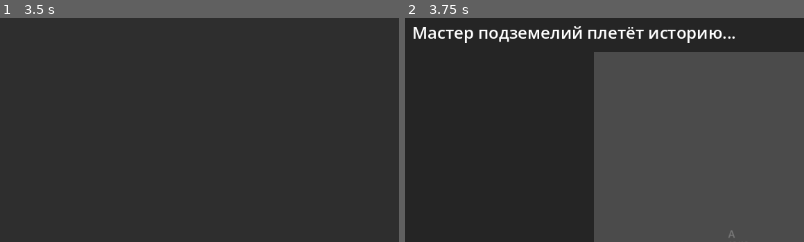
Above: before the commit, frames 1-2 (left to right).
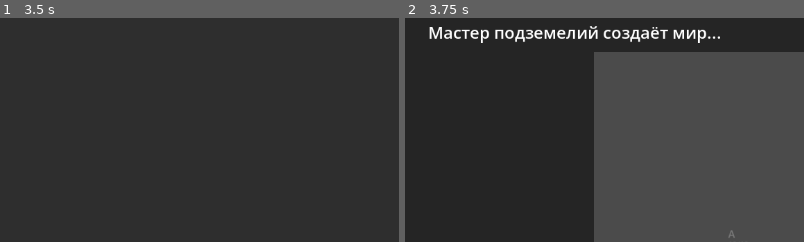
Above: after the commit, the same moments.

Repository: Deniseks239/tactical-rpg-ai-v-2
Game: Godot game, scene res://scenes/character_creator.tscn
Same seed, same stepped clock (60 frames per second), same inputs: the game is played once before the commit and once after it.
Inputs (mouse positions are % of the whole screen's width and height, from its top left):
- Up to frame 1 (3.5 s): click (13, 9) at 0.52 s; type "Alex" at 0.6 s; click "Воин" at 1.25 s; click "Человек" at 2 s; click "Создать персонажа" at 2.75 s
- Up to frame 2 (3.75 s): click "Начать игру" at 3.5 s
The pictures show only the part of the screen within x 29-79%, y 47-97%; the shares and areas given below are measured in that part.

Frame 1 is identical in both runs. In frame 2, 2.6% of the frame differs, in the area x 2-83%, y 3-12%.

Commit message:
Update game_controller.gd

Diff:
--- a/scripts/game/game_controller.gd
+++ b/scripts/game/game_controller.gd
@@ -848,11 +848,8 @@
 		"inventory": character.inventory
 	}
 
-	# Показываем экран загрузки
-	_show_loading_screen("Мастер подземелий плетёт историю...")
-
-	# Запрашиваем историю
-	_request_story_intro([character])
+	# Сразу запускаем генерацию локации (как было раньше)
+	_start_game()
 func request_victory_description():
 	is_waiting_for_ai = true
 	game_message.emit("AI описывает победу...")
